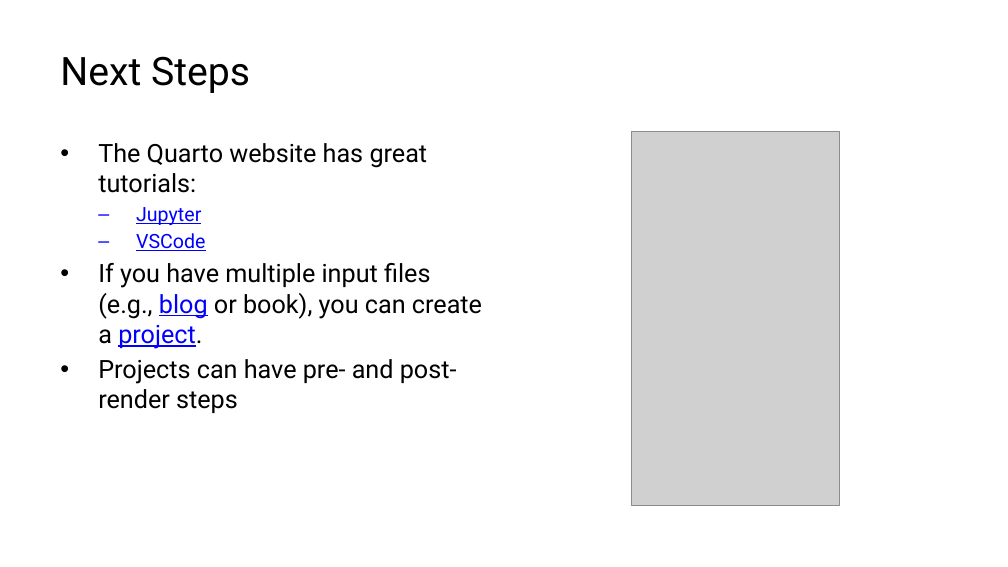
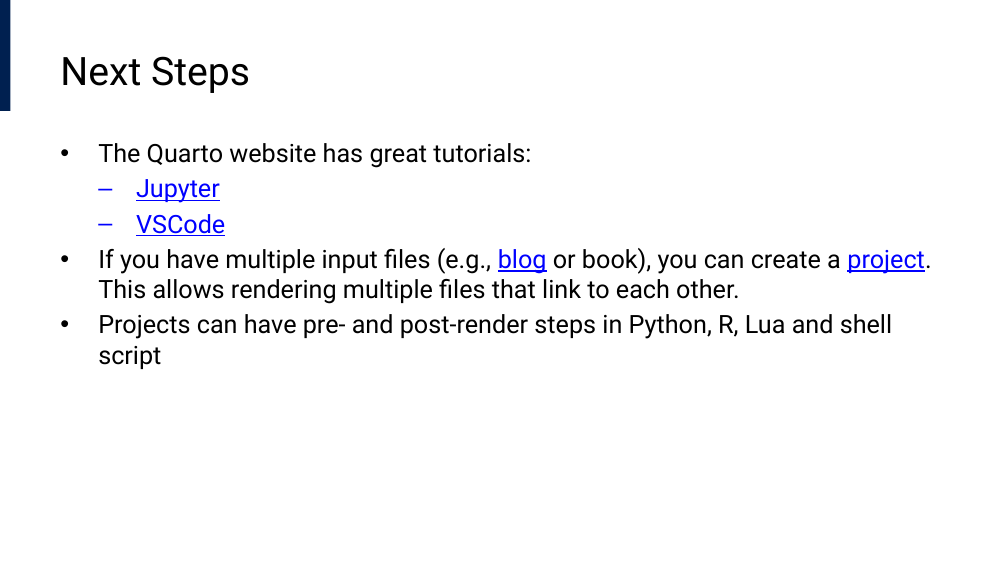
Before and after one commit to lucas-a-meyer/using-quarto, a slide deck: slide 43 of docs/presentation.pptx. Drawn at 1008x567 pixels with LibreOffice and Linux fonts; fonts in the diff are those of the drawing; grey boxes stand for pictures. Boxes give left, top, right and bottom in pixels: in the first picture for what was removed or moved away, otherwise in the second. Text is boxed around its words. In the diff, an @@ line names an element or a change of style, - is before the commit and + after.

```diff
--- a/docs/presentation.pptx
+++ b/docs/presentation.pptx
@@ rectangle added at (0,0,10,111), fill #002050 @@
@@ picture removed at (631,132,840,506) @@
@@ text at (136,179,225,236): size 14 to 18 pt in "Jupyter", "VSCode" @@
@@ text at (98,248,931,369): text changed @@
-• If you have multiple input files (e.g., blog or book), you can create a project.
-• Projects can have pre- and post-render steps
+• If you have multiple input files (e.g., blog or book), you can create a project. This allows rendering multiple files that link to each other.
+• Projects can have pre- and post-render steps in Python, R, Lua and shell script
```
Also in this commit, not shown: 1 other slide changed, 9 other files.
